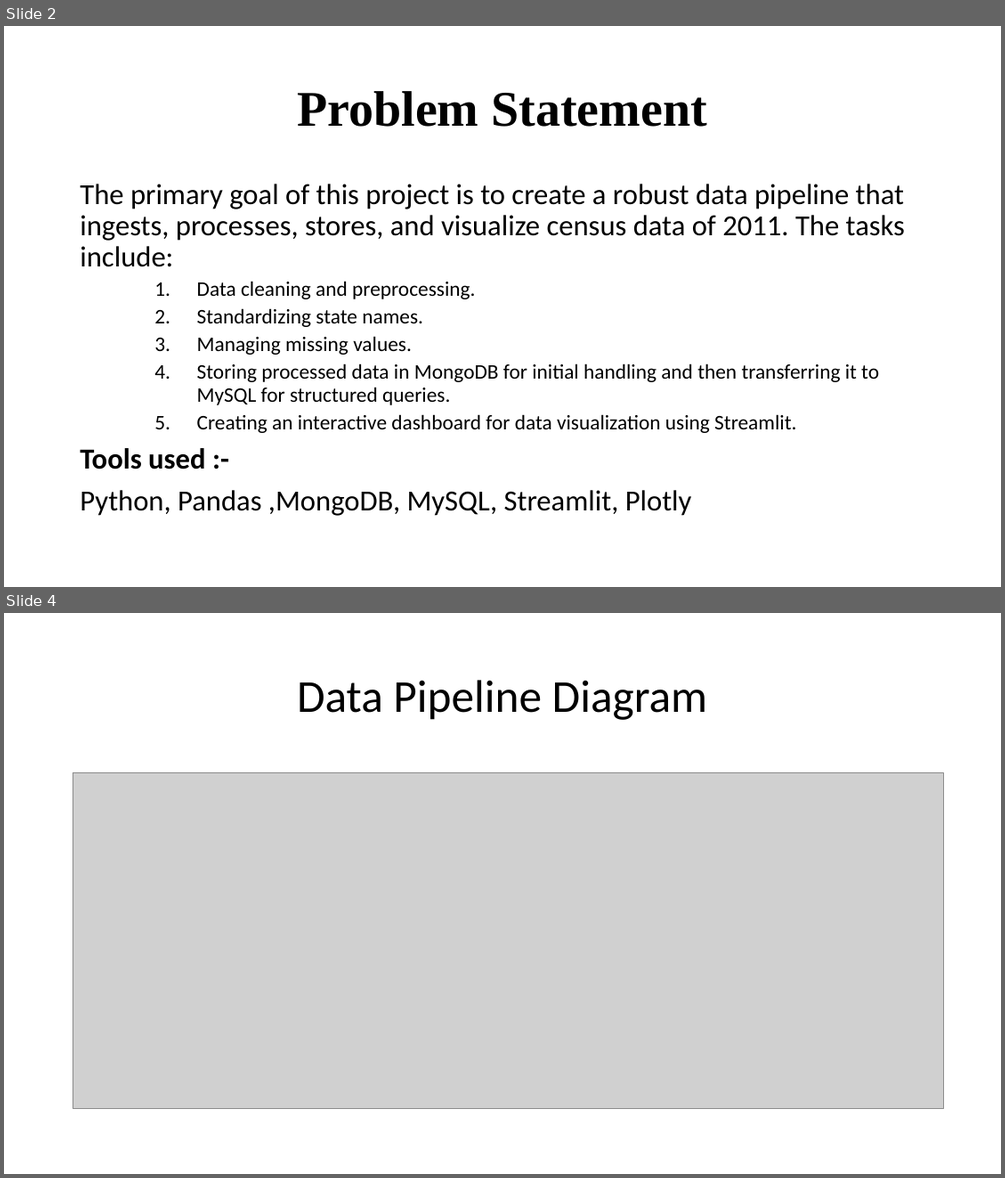
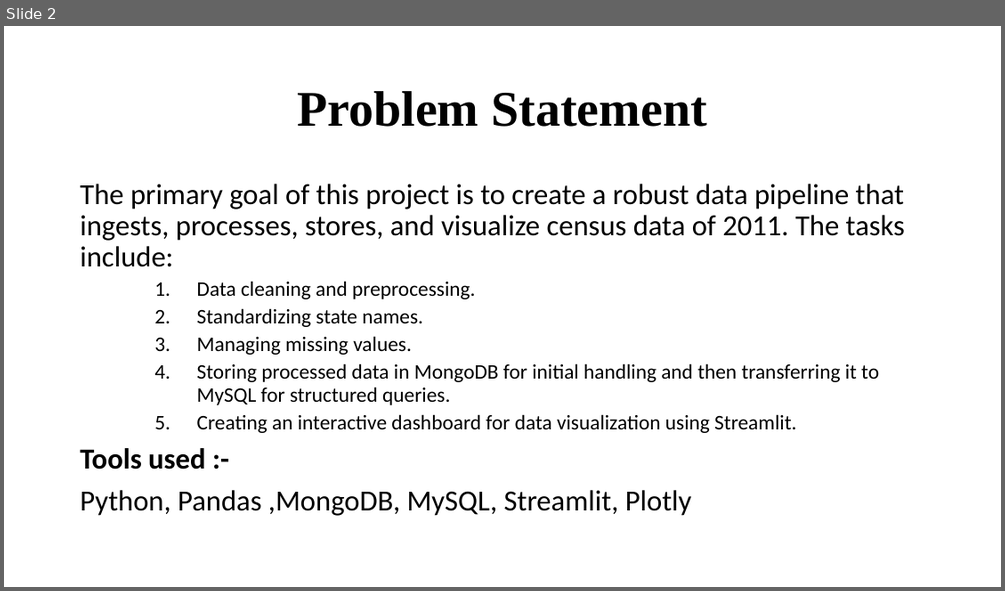
Before and after one commit to DeviEngineer2007/Census2011, a slide deck: Census Data Engineering Project_final.pptx. Shown one above the other, each under a label of ours: slides 2 and 4 before the commit, slide 2 after it; the slides between them are not shown. The pictures are 1005x1178 and 1005x591 pixels, drawn with LibreOffice and Linux fonts; fonts in the diff are those of the drawing; grey boxes stand for pictures. Boxes give left, top, right and bottom in pixels: in the first picture for what was removed or moved away, otherwise in the second. Text is boxed around its words. In the diff, an @@ line names an element or a change of style, - is before the commit and + after.

Commit message:
Census Data Pipelline PPT for presentation

```diff
--- a/Census Data Engineering Project_final.pptx
+++ b/Census Data Engineering Project_final.pptx
@@ slide 4 removed at box(4, 613, 1001, 1174), background #FFFFFF @@
@@ title removed at box(297, 680, 707, 720) @@
-Data Pipeline Diagram
@@ picture removed at box(73, 772, 943, 1108) @@
```
Also in this commit, not shown: 5 slides changed, 15 slides added, 2 other slides removed.
